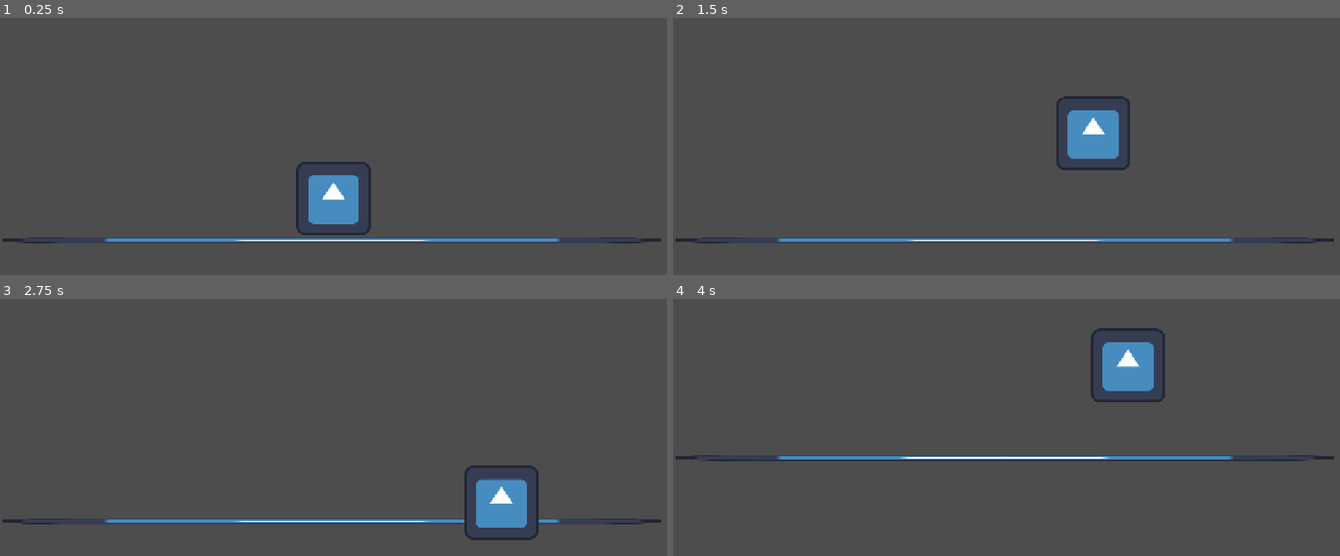
Above: before the commit, frames 1-4 (two rows, left to right).
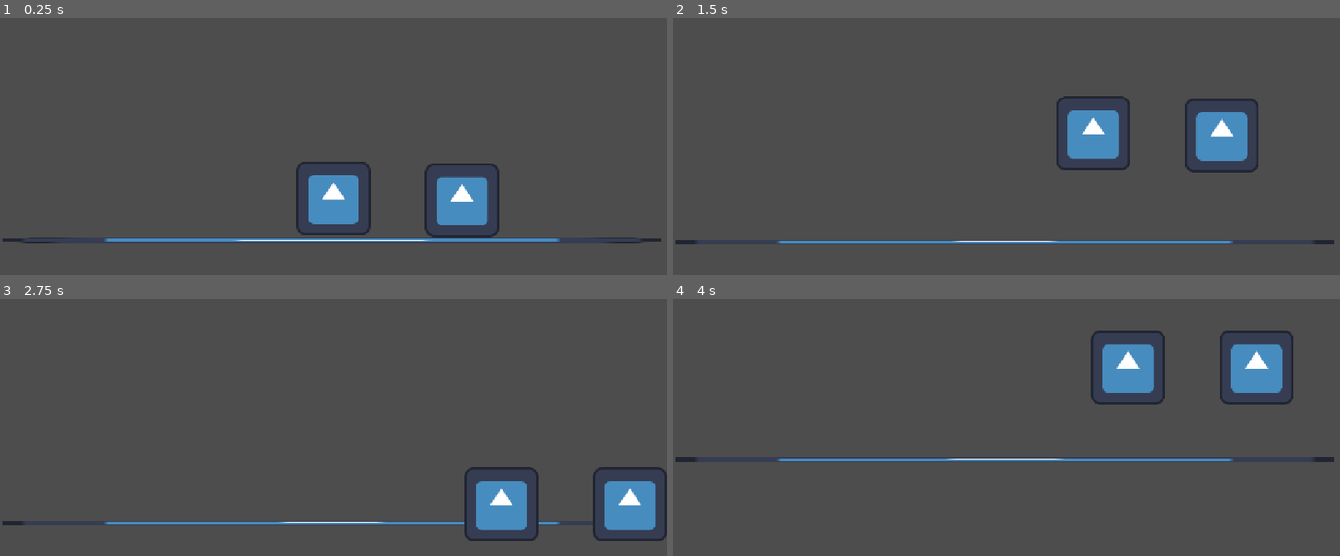
Above: after the commit, the same moments.

Repository: zhang-edward/shrimp-beat-em-up
Game: Godot game, scene res://scenes/Game.tscn
Two runs of this game, one before a commit and one after it. Both use one fixed random seed, a clock stepped at 60 frames per second and the inputs below. The engine's default icon, where the game draws it, is replaced by a stand-in: a white triangle on a blue panel in a dark square.
Inputs:
- Up to frame 1 (0.25 s): no input
- Up to frame 2 (1.5 s): tap Enter at 0.5 s; hold Right (move_right) 0.53-1.28 s; tap Space (jump) at 0.77 s; hold Down (move_down) from 1.28 s (still down)
- Up to frame 3 (2.75 s): tap Space (jump) at 1.52 s; release Down (move_down) at 2.03 s; hold Right (move_right) from 2.03 s (still down)
- Up to frame 4 (4 s): release Right (move_right) at 2.78 s; hold Up (move_up) 2.78-3.53 s; tap Space (jump) at 3.02, 3.77 s; hold Left (move_left) from 3.53 s (still down)

The runs differ from the first frame. In frame 1, 1.8% of the frame differs, in the area x 63-75%, y 56-86%; in frame 2, 3.3%; in frame 3, 3.4%; in frame 4, 3.8%, in the area x 0-100%, y 11-64%.

Commit message:
Add dummy enemy

Diff:
--- /dev/null
+++ b/prefab/Enemy.tscn
@@ -0,0 +1,16 @@
+[gd_scene format=3 uid="uid://s4vk1a005tvq"]
+
+[ext_resource type="Texture2D" uid="uid://dmlqvg0yr7q4o" path="res://icon.svg" id="2_mx2wg"]
+
+[sub_resource type="RectangleShape2D" id="RectangleShape2D_6pmnr"]
+size = Vector2(128, 130)
+
+[node name="Enemy" type="CharacterBody2D" unique_id=1600955621]
+
+[node name="Sprite2D" type="Sprite2D" parent="." unique_id=172443480]
+modulate = Color(1, 0, 0, 1)
+texture = ExtResource("2_mx2wg")
+
+[node name="CollisionShape2D" type="CollisionShape2D" parent="." unique_id=1218874210]
+position = Vector2(-1, -1)
+shape = SubResource("RectangleShape2D_6pmnr")
--- a/scenes/Game.tscn
+++ b/scenes/Game.tscn
@@ -12,4 +12,8 @@
 [node name="Player" parent="." unique_id=1699568361 node_paths=PackedStringArray("ground_ref") instance=ExtResource("2_qbsmt")]
 ground_ref = NodePath("../Ground")
 
+[node name="Enemy" parent="." unique_id=2117824229 node_paths=PackedStringArray("ground_ref") instance=ExtResource("2_qbsmt")]
+position = Vector2(222, 3)
+ground_ref = NodePath("../Ground")
+
 [node name="Camera2D" type="Camera2D" parent="." unique_id=983189321]
--- /dev/null
+++ b/scripts/Enemy.gd
@@ -0,0 +1,8 @@
+class_name Enemy
+extends CharacterBody2D
+
+func _ready() -> void:
+	pass
+
+func _physics_process(delta: float) -> void:
+	pass
